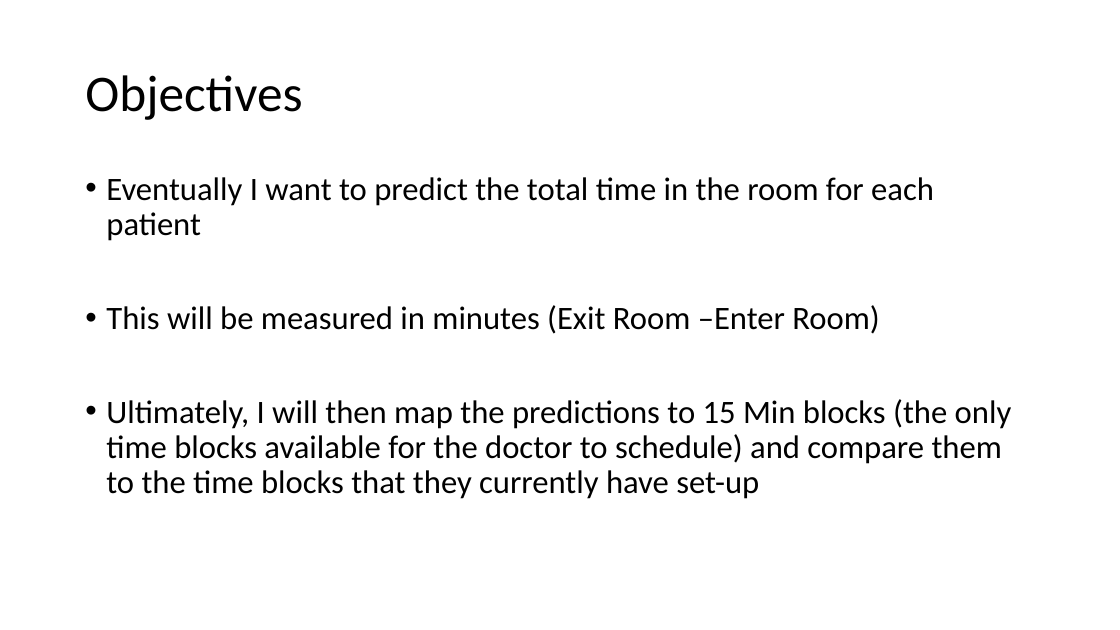
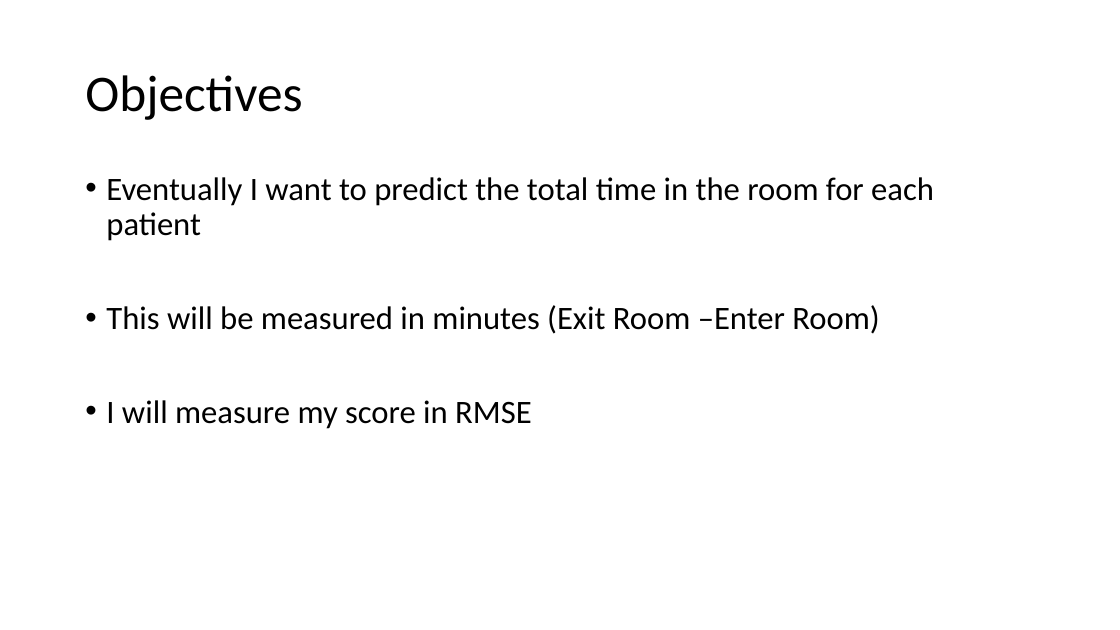
Before and after one commit to j-v-k/sfdat28, a slide deck: slide 4 of JVK-HOS Project/PREDICTING _PROCEDURE _TIMES.pptx. Drawn at 1120x630 pixels with LibreOffice and Linux fonts; fonts in the diff are those of the drawing. Boxes give left, top, right and bottom in pixels: in the first picture for what was removed or moved away, otherwise in the second. Text is boxed around its words. In the diff, an @@ line names an element or a change of style, - is before the commit and + after.

```diff
--- a/JVK-HOS Project/PREDICTING _PROCEDURE _TIMES.pptx
+++ b/JVK-HOS Project/PREDICTING _PROCEDURE _TIMES.pptx
@@ text at [106,400,532,429]: text changed @@
-• Ultimately, I will then map the predictions to 15 Min blocks (the only time blocks available for the doctor to schedule) and compare them to the time blocks that they currently have set-up
+• I will measure my score in RMSE
```
Also in this commit, not shown: 2 other slides changed, 9 slides added, 42 other files.
